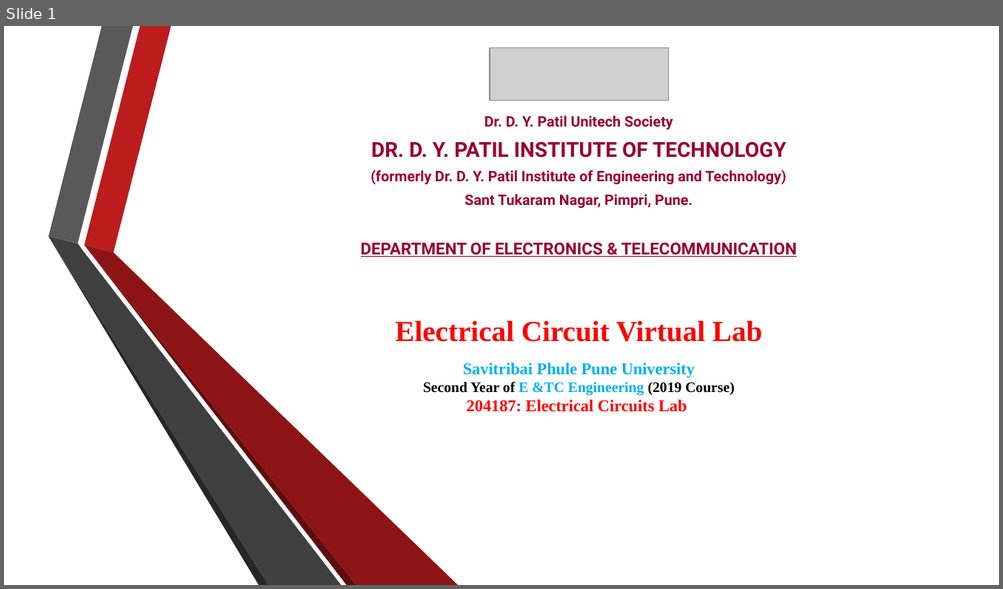
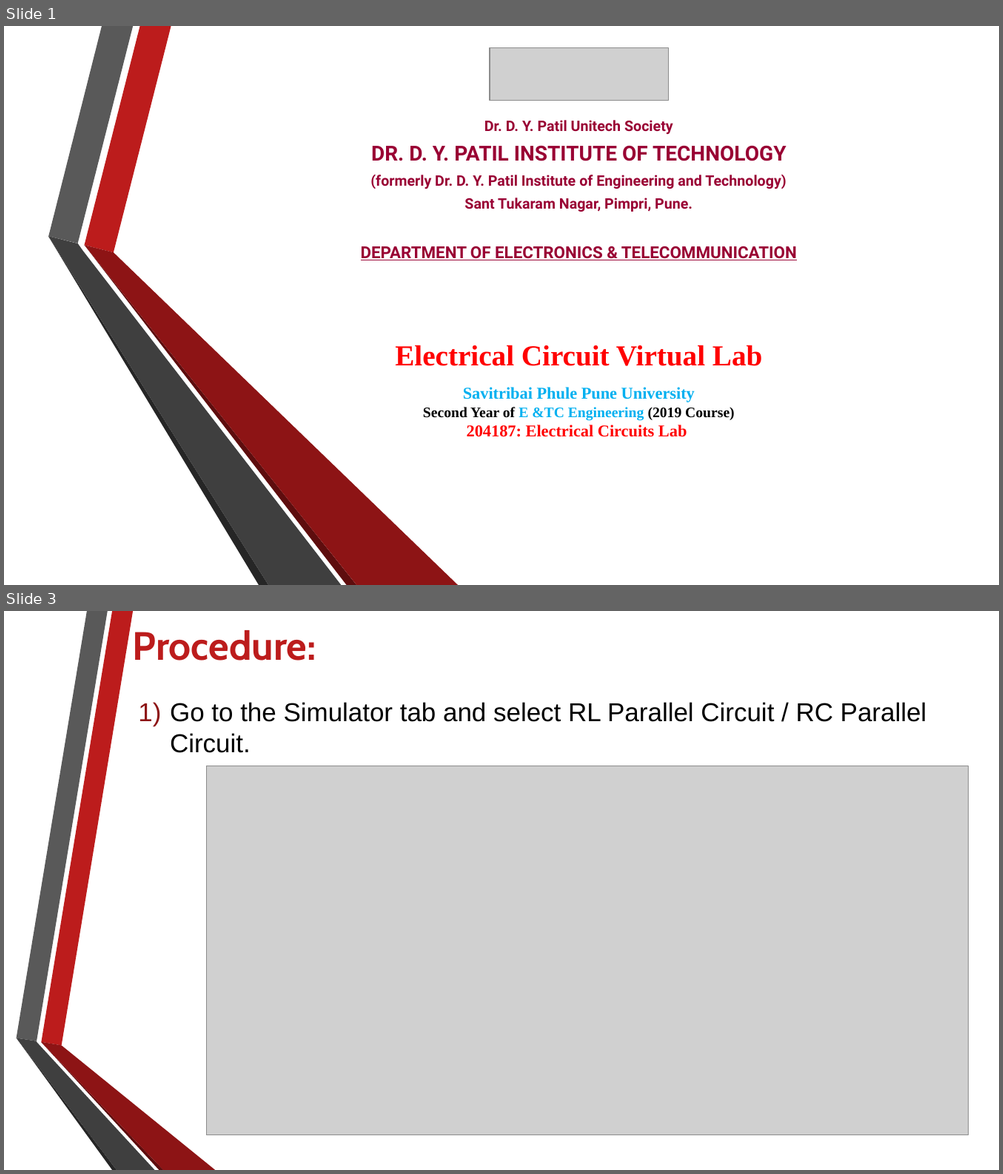
Before and after one commit to RahulAgrwal/Electrical-Virtual-lab, a slide deck: exp2/theoryimage/Procedure.pptx. Shown one above the other, each under a label of ours: slide 1 before the commit, slides 1 and 3 after it; the slides between them are not shown. The pictures are 1003x589 and 1003x1174 pixels, drawn with LibreOffice and Linux fonts; fonts in the diff are those of the drawing; grey boxes stand for pictures; background and template pictures are left out. Boxes give left, top, right and bottom in pixels: in the first picture for what was removed or moved away, otherwise in the second. Text is boxed around its words. In the diff, an @@ line names an element or a change of style, - is before the commit and + after.

```diff
--- a/exp2/theoryimage/Procedure.pptx
+++ b/exp2/theoryimage/Procedure.pptx
@@ slide 3 added at [4,611,999,1170], background picture (left out) @@
@@ title added at [133,630,316,661], 38.2 pt, text #BC1C1C, bold @@
+Procedure:
@@ text added at [170,702,927,753], 25 pt, text #000000 @@
+1) Go to the Simulator tab and select RL Parallel Circuit / RC Parallel Circuit.
@@ picture added at [206,766,968,1136] @@
@@ group added at [16,611,215,1170]: 6 freeform shapes @@
@@ slide 1 changed as well @@
@@ text "Dr. D. Y. Patil Unitech ...": place and size @@
-text "Dr. D. Y. Patil Unitech ..." at [361,116,797,257]
+text "Dr. D. Y. Patil Unitech ..." at [361,120,797,261]
@@ text "Electrical Circuit Virtual Lab": place and size @@
-text "Electrical Circuit Virtual Lab" at [395,321,762,412]
+text "Electrical Circuit Virtual Lab" at [395,345,762,437]
```
Also in this commit, not shown: 3 other slides changed, 4 other slides added, 3 slides removed, 19 other files.
